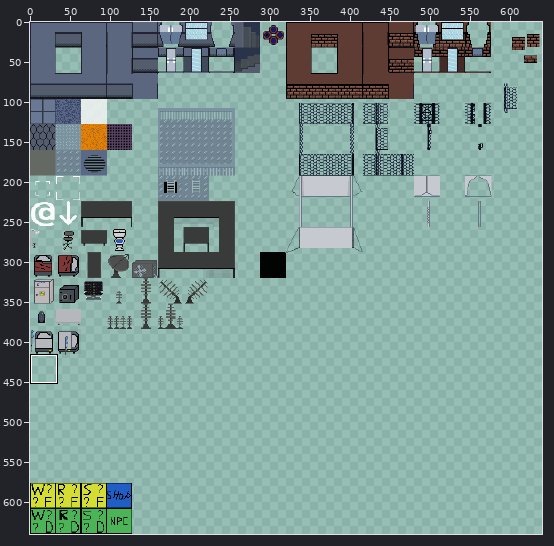
Sprite sheet: NamelessRogue/Content/Sprites/tileset2.png. Above: a wide view before the commit, with the close-up outlined.
Close-up. Before the edit:
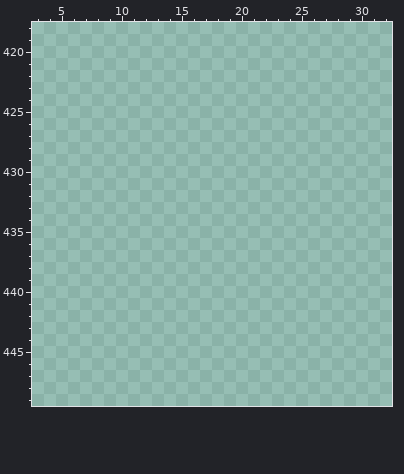
The file is 640x640 pixels. Pixels under 10% opacity are left out. Colours within 5 levels of each other are drawn and written as one. Shown: x 3..32, y 418..449. The commit also changed other parts of the picture, which this record leaves out.
The result:
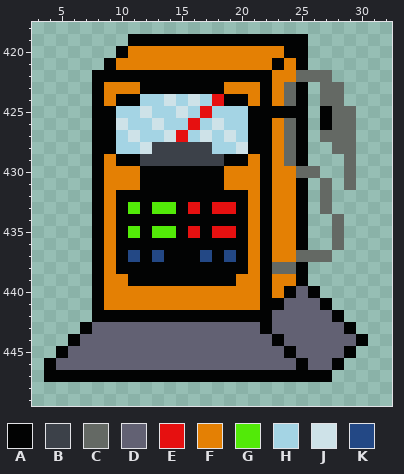
Palette (. is transparent): A #020303  B #3c4149  C #646964  D #626173  E #e61010  F #e48004  G #52ea08  H #a4d4e4  J #cee2e8  K #234885
The edit:
Colour A is added in row 419 at x 11 to 25; in row 420 at x 10 and 24 to 25; in row 421 at x 9, 23 and 25; in row 422 at x 8 to 22; in row 423 at x 8, 12 to 18, 22 and 25; in row 424 at x 8, 10 to 11, 19 to 20, 22 and 25.
Colour A is added in row 425 at x 8 to 9, 21 to 25 and 27; in row 426 at x 8 to 9, 21 to 22, 25 and 27; in rows 427 to 428 at x 8 to 9, 21 to 22 and 25; in row 429 at x 8, 10 to 11, 19 to 20, 22 and 25; in row 430 at x 8, 12 to 18 and 22; in row 431 at x 8, 12 to 18, 22 and 25.
Colour A is added in row 432 at x 8, 10 to 20, 22 and 25; in row 433 at x 8, 10, 12, 15, 17, 20, 22 and 25; in row 434 at x 8, 10 to 20, 22 and 25; in row 435 at x 8, 10, 12, 15, 17, 20, 22 and 25; in row 436 at x 8, 10 to 20, 22 and 25; in row 437 at x 8, 10, 12, 14 to 16, 18, 20 and 22.
Colour A is added in row 438 at x 8, 10 to 20, 22 and 25; in row 439 at x 8, 11 to 19, 22 and 25; in row 440 at x 8, 22, 24 and 26; in row 441 at x 8, 22 to 23 and 27; in row 442 at x 8 to 22 and 28; in row 443 at x 7, 22 and 29.
Colour A is added in row 444 at x 6, 23 and 30; in row 445 at x 5, 24 and 29; in row 446 at x 4, 25 and 28; in row 447 at x 4 to 27.
Colour B is added in row 428 at x 13 to 17; in row 429 at x 12 to 18.
Colour C is added in row 422 at x 25 to 27; in rows 423 to 424 at x 24 and 27 to 28; in row 425 at x 28 to 29; in row 426 at x 24 and 28 to 29; in row 427 at x 24 and 27 to 29; in row 428 at x 24 and 28 to 29.
Colour C is added in row 429 at x 24 and 29; in row 430 at x 25 to 26 and 29; in row 431 at x 27 and 29; in rows 432 to 433 at x 27; in rows 434 to 436 at x 28; in row 437 at x 25 to 27.
Colour C is added in row 438 at x 23 to 24.
Colour D is added in row 440 at x 25; in row 441 at x 24 to 26; in row 442 at x 23 to 27; in row 443 at x 8 to 21 and 23 to 28; in row 444 at x 7 to 22 and 24 to 29; in row 445 at x 6 to 23 and 25 to 28.
Colour D is added in row 446 at x 5 to 24 and 26 to 27.
Colour E is added in row 424 at x 18; in row 425 at x 17; in row 426 at x 16; in row 427 at x 15; in row 433 at x 16 and 18 to 19; in row 435 at x 16 and 18 to 19.
Colour F is added in row 420 at x 11 to 23; in row 421 at x 10 to 22 and 24; in row 422 at x 23 to 24; in row 423 at x 9 to 11, 19 to 21 and 23; in row 424 at x 9, 21 and 23; in rows 426 to 428 at x 23.
Colour F is added in row 429 at x 9, 21 and 23; in rows 430 to 431 at x 9 to 11, 19 to 21 and 23 to 24; in rows 432 to 437 at x 9, 21 and 23 to 24; in row 438 at x 9 and 21; in row 439 at x 9 to 10, 20 to 21 and 23 to 24; in row 440 at x 9 to 21 and 23.
Colour F is added in row 441 at x 9 to 21.
Colour G is added in row 433 at x 11 and 13 to 14; in row 435 at x 11 and 13 to 14.
Colour H is added in row 424 at x 12 to 13, 15 and 17; in row 425 at x 10 to 11, 13 to 14, 16 and 18 to 20; in row 426 at x 11 to 12, 14 to 15, 17 and 19 to 20; in row 427 at x 10, 12 to 13, 16, 18 and 20; in row 428 at x 10 to 11 and 18 to 19.
Colour J is added in row 424 at x 14 and 16; in row 425 at x 12 and 15; in row 426 at x 10, 13 and 18; in row 427 at x 11, 14, 17 and 19; in row 428 at x 12 and 20.
Colour K is added in row 437 at x 11, 13, 17 and 19.
Pixel boxes of the changes (left, top, right, bottom) in both close-ups:
added: (44, 34, 368, 382)
